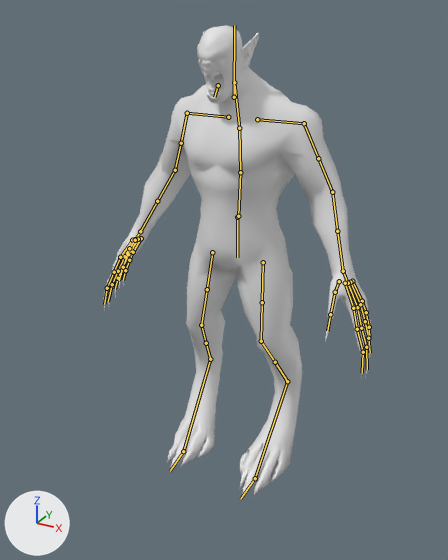
Two versions of the Blender file Strigoi.blend, one commit apart.
One viewpoint serves both versions: a camera (50 mm lens) standing at (1.17, -2.18, 2.05) and looking at (-0.01, -0.02, 0.97). The lights are fixed; the arrows at lower left show +X, +Y and +Z. The older version comes first. The bones that bend it are drawn over the model as lines.

Names of what the first picture shows: 'strigoi_body', 'strigoi_eyes', 'strigoi_fangs', 'strigoi_fangs_2', 'strigoi_tongue'.
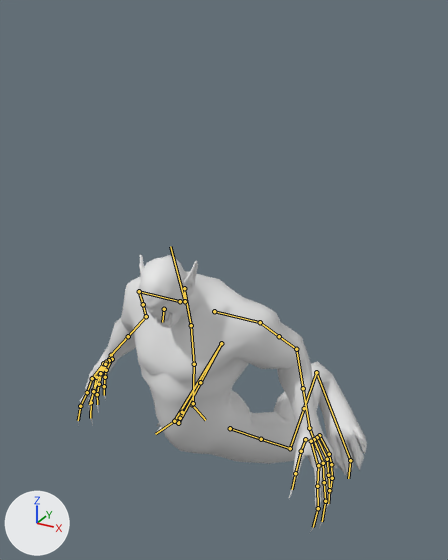
The newer file adds an action. The first version stands in its rest pose; the second is drawn at frame 40 of the action 'Death'.

Patch to the scene script:
```diff
--- a/Strigoi.blend.py
+++ b/Strigoi.blend.py
@@ bone_c_root_master_x @@
 bone_c_root_master_x = bpy.data.objects['rig'].pose.bones['c_root_master.x']  # child of 'c_traj'
-bone_c_root_master_x.location = (0.0, 0.0, 0.0)
+bone_c_root_master_x.location = (0.0, -0.714, 0.403)
@@ bone_c_root_x @@
 bone_c_root_x = bpy.data.objects['rig'].pose.bones['c_root.x']  # child of 'c_root_master.x'
-bone_c_root_x.rotation_euler = (0.0, 0.0, 0.0)  # degrees (0, 0, 0)
+bone_c_root_x.rotation_euler = (0.628, 0.0, 0.0)  # degrees (36, 0, 0)
@@ bone_c_stretch_leg_l @@
 bone_c_stretch_leg_l = bpy.data.objects['rig'].pose.bones['c_stretch_leg.l']  # child of 'thigh.l'
-bone_c_stretch_leg_l.location = (0.0, 0.0, 0.0)
+bone_c_stretch_leg_l.location = (0.017, 0.202, 0.128)
@@ bone_c_thigh_ik_l @@
 bone_c_thigh_ik_l = bpy.data.objects['rig'].pose.bones['c_thigh_ik.l']  # child of 'c_thigh_b.l'
 bone_c_thigh_ik_l.rotation_mode = 'ZXY'
-bone_c_thigh_ik_l.rotation_euler = (0.0, 0.0, 0.0)  # degrees (0, 0, 0)
+bone_c_thigh_ik_l.rotation_euler = (0.0, 1.344, 0.0)  # degrees (0, 77, 0)
@@ bone_c_stretch_leg_r @@
 bone_c_stretch_leg_r = bpy.data.objects['rig'].pose.bones['c_stretch_leg.r']  # child of 'thigh.r'
-bone_c_stretch_leg_r.location = (0.0, 0.0, 0.0)
+bone_c_stretch_leg_r.location = (0.013, 0.128, 0.037)
@@ bone_c_thigh_ik_r @@
 bone_c_thigh_ik_r = bpy.data.objects['rig'].pose.bones['c_thigh_ik.r']  # child of 'c_thigh_b.r'
 bone_c_thigh_ik_r.rotation_mode = 'ZXY'
-bone_c_thigh_ik_r.rotation_euler = (0.0, 0.0, 0.0)  # degrees (0, 0, 0)
+bone_c_thigh_ik_r.rotation_euler = (0.0, -1.676, 0.0)  # degrees (0, -96, 0)
@@ bone_c_shoulder_r @@
 bone_c_shoulder_r = bpy.data.objects['rig'].pose.bones['c_shoulder.r']  # child of 'spine_03.x'
-bone_c_shoulder_r.location = (0.0, 0.0, 0.0)
+bone_c_shoulder_r.location = (-0.007, -0.003, 0.046)
@@ bone_c_pinky1_base_r @@
 bone_c_pinky1_base_r = bpy.data.objects['rig'].pose.bones['c_pinky1_base.r']  # child of 'hand.r'
-bone_c_pinky1_base_r.rotation_euler = (0.0, 0.0, 0.0)  # degrees (0, 0, 0)
+bone_c_pinky1_base_r.rotation_euler = (-0.0524, -0.0698, -0.0524)  # degrees (-3, -4, -3)
@@ bone_c_pinky1_r @@
 bone_c_pinky1_r = bpy.data.objects['rig'].pose.bones['c_pinky1.r']  # child of 'pinky1_rot.r'
-bone_c_pinky1_r.location = (0.0, 0.0, 0.0)
-bone_c_pinky1_r.rotation_euler = (0.0, 0.0, 0.0)  # degrees (0, 0, 0)
+bone_c_pinky1_r.location = (0.0, -0.001, 0.001)
+bone_c_pinky1_r.rotation_euler = (-0.0873, -0.0349, -0.0524)  # degrees (-5, -2, -3)
@@ bone_c_ring1_r @@
 bone_c_ring1_r = bpy.data.objects['rig'].pose.bones['c_ring1.r']  # child of 'ring1_rot.r'
-bone_c_ring1_r.location = (0.0, 0.0, 0.0)
-bone_c_ring1_r.rotation_euler = (0.0, 0.0, 0.0)  # degrees (0, 0, 0)
+bone_c_ring1_r.location = (0.0, -0.001, 0.001)
+bone_c_ring1_r.rotation_euler = (-0.105, -0.0349, -0.0698)  # degrees (-6, -2, -4)
@@ bone_c_middle1_r @@
 bone_c_middle1_r = bpy.data.objects['rig'].pose.bones['c_middle1.r']  # child of 'middle1_rot.r'
-bone_c_middle1_r.location = (0.0, 0.0, 0.0)
-bone_c_middle1_r.rotation_euler = (0.0, 0.0, 0.0)  # degrees (0, 0, 0)
+bone_c_middle1_r.location = (0.0, 0.001, -0.001)
+bone_c_middle1_r.rotation_euler = (-0.105, -0.0349, -0.0698)  # degrees (-6, -2, -4)
@@ bone_c_shoulder_l @@
 bone_c_shoulder_l = bpy.data.objects['rig'].pose.bones['c_shoulder.l']  # child of 'spine_03.x'
-bone_c_shoulder_l.location = (0.0, 0.0, 0.0)
+bone_c_shoulder_l.location = (-0.029, 0.009, 0.019)
@@ bone_c_pinky1_base_l @@
 bone_c_pinky1_base_l = bpy.data.objects['rig'].pose.bones['c_pinky1_base.l']  # child of 'hand.l'
-bone_c_pinky1_base_l.rotation_euler = (0.0, 0.0, 0.0)  # degrees (0, 0, 0)
+bone_c_pinky1_base_l.rotation_euler = (0.0, 0.0524, 0.0873)  # degrees (0, 3, 5)
@@ bone_c_pinky1_l @@
 bone_c_pinky1_l = bpy.data.objects['rig'].pose.bones['c_pinky1.l']  # child of 'pinky1_rot.l'
-bone_c_pinky1_l.location = (0.0, 0.0, 0.0)
-bone_c_pinky1_l.rotation_euler = (0.0, 0.0, 0.0)  # degrees (0, 0, 0)
+bone_c_pinky1_l.location = (0.0, 0.004, -0.002)
+bone_c_pinky1_l.rotation_euler = (-0.175, -0.0349, -0.0873)  # degrees (-10, -2, -5)
@@ bone_c_ring1_l @@
 bone_c_ring1_l = bpy.data.objects['rig'].pose.bones['c_ring1.l']  # child of 'ring1_rot.l'
-bone_c_ring1_l.location = (0.0, 0.0, 0.0)
-bone_c_ring1_l.rotation_euler = (0.0, 0.0, 0.0)  # degrees (0, 0, 0)
+bone_c_ring1_l.location = (0.0, 0.002, -0.001)
+bone_c_ring1_l.rotation_euler = (-0.175, -0.0524, -0.0873)  # degrees (-10, -3, -5)
@@ bone_c_middle1_l @@
 bone_c_middle1_l = bpy.data.objects['rig'].pose.bones['c_middle1.l']  # child of 'middle1_rot.l'
-bone_c_middle1_l.location = (0.0, 0.0, 0.0)
-bone_c_middle1_l.rotation_euler = (0.0, 0.0, 0.0)  # degrees (0, 0, 0)
+bone_c_middle1_l.location = (0.0, -0.001, 0.0)
+bone_c_middle1_l.rotation_euler = (-0.175, -0.0524, -0.0873)  # degrees (-10, -3, -5)
@@ bone_c_index1_base_l @@
 bone_c_index1_base_l = bpy.data.objects['rig'].pose.bones['c_index1_base.l']  # child of 'hand.l'
-bone_c_index1_base_l.rotation_euler = (0.0, 0.0, 0.0)  # degrees (0, 0, 0)
+bone_c_index1_base_l.rotation_euler = (-0.0175, -0.0349, -0.0349)  # degrees (-1, -2, -2)
@@ bone_c_index1_l @@
 bone_c_index1_l = bpy.data.objects['rig'].pose.bones['c_index1.l']  # child of 'index1_rot.l'
-bone_c_index1_l.location = (0.0, 0.0, 0.0)
-bone_c_index1_l.rotation_euler = (0.0, 0.0, 0.0)  # degrees (0, 0, 0)
+bone_c_index1_l.location = (0.0, -0.005, 0.003)
+bone_c_index1_l.rotation_euler = (-0.157, -0.0698, -0.0873)  # degrees (-9, -4, -5)
@@ bone_c_thumb2_l @@
 bone_c_thumb2_l = bpy.data.objects['rig'].pose.bones['c_thumb2.l']  # child of 'thumb2_rot.l'
-bone_c_thumb2_l.rotation_euler = (0.0, 0.0, 0.0)  # degrees (0, 0, 0)
+bone_c_thumb2_l.rotation_euler = (0.0698, -0.0524, -0.0349)  # degrees (4, -3, -2)
@@ bone_c_head_x @@
 bone_c_head_x = bpy.data.objects['rig'].pose.bones['c_head.x']  # child of 'head_scale_fix.x'
-bone_c_head_x.rotation_euler = (0.0, 0.0, 0.0)  # degrees (0, 0, 0)
+bone_c_head_x.rotation_euler = (0.262, 0.0873, 0.0349)  # degrees (15, 5, 2)
@@ bone_c_jawbone @@
 bone_c_jawbone = bpy.data.objects['rig'].pose.bones['c_jawbone']  # child of 'c_head.x'
-bone_c_jawbone.location = (0.0, 0.0, 0.0)
+bone_c_jawbone.location = (0.0, -0.014, -0.029)
@@ bone_c_foot_ik_r @@
 bone_c_foot_ik_r = bpy.data.objects['rig'].pose.bones['c_foot_ik.r']
-bone_c_foot_ik_r.location = (0.0, 0.0, 0.0)
-bone_c_foot_ik_r.rotation_euler = (0.0, 0.0, 0.0)  # degrees (0, 0, 0)
+bone_c_foot_ik_r.location = (0.021, -0.171, 0.0)
+bone_c_foot_ik_r.rotation_euler = (0.0175, -0.209, -0.175)  # degrees (1, -12, -10)
@@ bone_c_toes_ik_r @@
 bone_c_toes_ik_r = bpy.data.objects['rig'].pose.bones['c_toes_ik.r']  # child of 'toes_end.r'
-bone_c_toes_ik_r.rotation_euler = (0.0, 0.0, 0.0)  # degrees (0, 0, 0)
+bone_c_toes_ik_r.rotation_euler = (0.0, 0.0175, 0.122)  # degrees (0, 1, 7)
@@ bone_c_foot_ik_l @@
 bone_c_foot_ik_l = bpy.data.objects['rig'].pose.bones['c_foot_ik.l']
-bone_c_foot_ik_l.location = (0.0, 0.0, 0.0)
-bone_c_foot_ik_l.rotation_euler = (0.0, 0.0, 0.0)  # degrees (0, 0, 0)
+bone_c_foot_ik_l.location = (-0.048, -0.396, -0.095)
+bone_c_foot_ik_l.rotation_euler = (0.349, 0.454, 0.384)  # degrees (20, 26, 22)
@@ bone_c_toes_ik_l @@
 bone_c_toes_ik_l = bpy.data.objects['rig'].pose.bones['c_toes_ik.l']  # child of 'toes_end.l'
-bone_c_toes_ik_l.rotation_euler = (0.0, 0.0, 0.0)  # degrees (0, 0, 0)
+bone_c_toes_ik_l.rotation_euler = (0.14, 0.0524, 0.0873)  # degrees (8, 3, 5)
@@ bone_c_leg_pole_l @@
 bone_c_leg_pole_l = bpy.data.objects['rig'].pose.bones['c_leg_pole.l']
-bone_c_leg_pole_l.location = (0.0, 0.0, 0.0)
+bone_c_leg_pole_l.location = (-0.129, -0.044, 0.09)
@@ bone_c_hand_ik_r @@
 bone_c_hand_ik_r = bpy.data.objects['rig'].pose.bones['c_hand_ik.r']
-bone_c_hand_ik_r.location = (0.0, 0.0, 0.0)
+bone_c_hand_ik_r.location = (-0.061, 0.574, -0.245)
@@ bone_c_hand_ik_l @@
 bone_c_hand_ik_l = bpy.data.objects['rig'].pose.bones['c_hand_ik.l']
-bone_c_hand_ik_l.location = (0.0, 0.0, 0.0)
+bone_c_hand_ik_l.location = (0.085, 0.555, -0.355)
```

Boxes (x1, y1, x2, y2) around the edits, measured in the pictures (448 x 560 px):
'strigoi_body', posed (9% wider, 41% shorter): before (104, 25, 371, 497); after (77, 255, 367, 533)
'strigoi_tongue', posed: before (209, 80, 222, 92); after (157, 312, 169, 322)
'strigoi_fangs', posed: before (204, 70, 220, 82); after (152, 312, 167, 320)
'strigoi_fangs_2', posed: before (207, 85, 223, 96); after (156, 314, 171, 325)
bone 'c_pinky1_base.r', root to tip: before (141, 238) to (133, 252); after (112, 359) to (106, 370)
bone 'c_pinky1_base.l', root to tip: before (352, 281) to (362, 301); after (319, 435) to (329, 453)
bone 'c_index1_base.l', root to tip: before (345, 283) to (353, 308); after (311, 441) to (318, 466)
bone 'c_thumb2.l', root to tip: before (335, 292) to (330, 314); after (301, 451) to (295, 473)
bone 'c_jawbone', root to tip: before (218, 85) to (214, 97); after (164, 309) to (162, 322)
